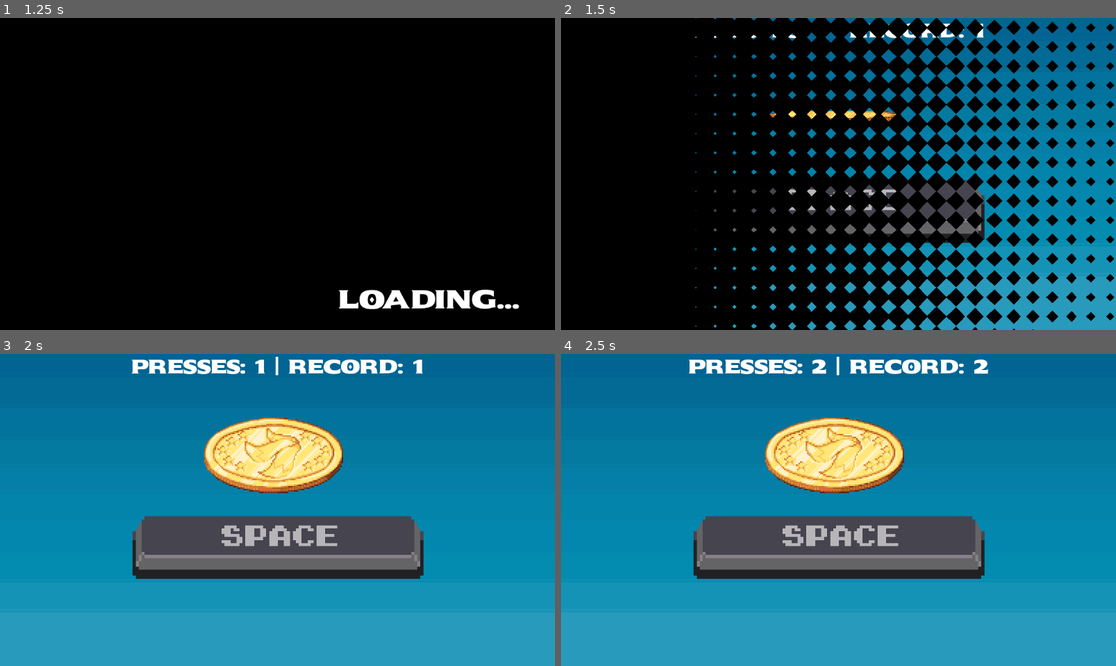
Above: before the commit, frames 1-4 (two rows, left to right).
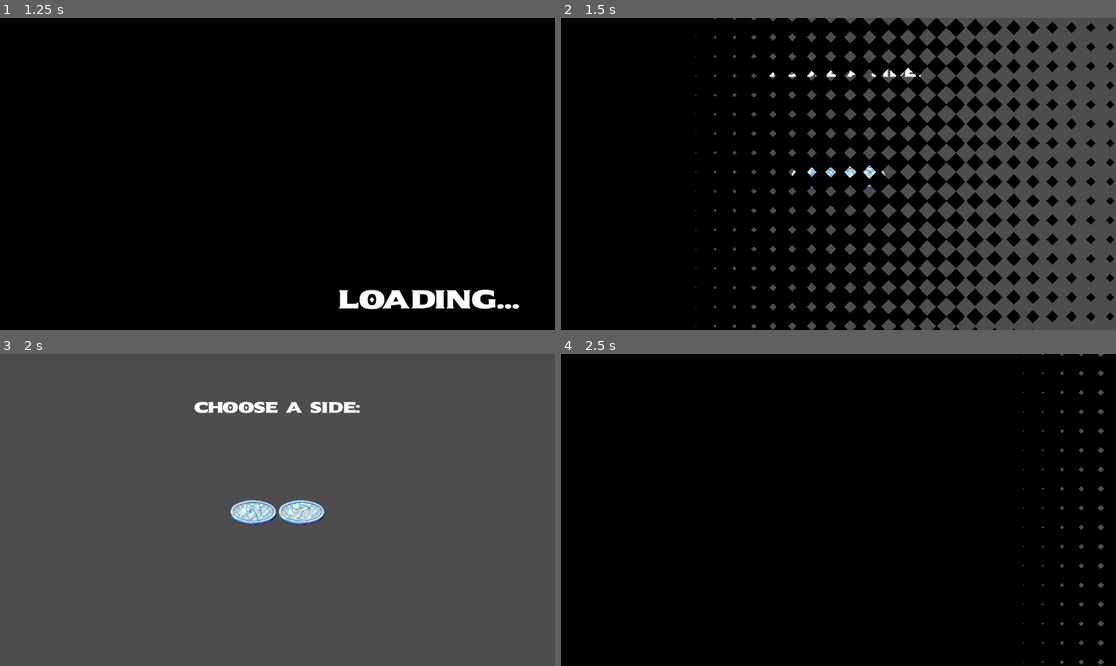
Above: after the commit, the same moments.

Repository: Xhand98/BarToss
Game: Godot game, scene res://scenes/StartMenu/StartMenu.tscn
Same seed, same stepped clock (60 frames per second), same inputs: the game is played once before the commit and once after it. Sound files missing from this copy of the repository are replaced by a short silence.
Inputs (mouse positions are in pixels of both pictures, inside the frame that each line leads up to; where the layout moved, square brackets give the same spot in the first picture):
- Up to frame 1 (1.25 s): click (355, 158) at 0.5 s
- Up to frame 2 (1.5 s): click (916, 158) at 1.25 s
- Up to frame 3 (2 s): no input
- Up to frame 4 (2.5 s): click (816, 510) [838, 503] at 2 s

Frame 1 is identical in both runs. In frame 2, 30% of the frame differs, in the area x 24-100%, y 0-100%; in frame 3, 93%; in frame 4, 100%, in the area x 0-100%, y 0-100%.

Commit message:
added choice before playing

Diff:
--- a/scenes/Choose/Choose.tscn
+++ b/scenes/Choice/Choice.tscn
@@ -1,12 +1,12 @@
 [gd_scene format=3 uid="uid://bgr68cuc5bmoe"]
 
-[ext_resource type="Script" uid="uid://rbbfqrnjl46c" path="res://scenes/Choose/choose.gd" id="1_q7tyn"]
-[ext_resource type="Texture2D" uid="uid://b2n74buy440xh" path="res://assets/images/choose/silvercoin-heads.png" id="1_wsu4b"]
-[ext_resource type="Texture2D" uid="uid://dc0r1r676phxg" path="res://assets/images/choose/silvercoin-tails.png" id="2_whxk7"]
-[ext_resource type="FontFile" uid="uid://dpcdqiqxbhoov" path="res://assets/fonts/Sekuya-Regular.ttf" id="3_whxk7"]
+[ext_resource type="Script" uid="uid://rbbfqrnjl46c" path="res://scenes/Choice/choise.gd" id="1_02amo"]
+[ext_resource type="Texture2D" uid="uid://b2n74buy440xh" path="res://assets/images/choose/silvercoin-heads.png" id="2_x8sy5"]
+[ext_resource type="Texture2D" uid="uid://dc0r1r676phxg" path="res://assets/images/choose/silvercoin-tails.png" id="3_tc67j"]
+[ext_resource type="FontFile" uid="uid://dpcdqiqxbhoov" path="res://assets/fonts/Sekuya-Regular.ttf" id="4_qt5e6"]
 
 [sub_resource type="LabelSettings" id="LabelSettings_q7tyn"]
-font = ExtResource("3_whxk7")
+font = ExtResource("4_qt5e6")
 font_size = 32
 
 [node name="Choose" type="Control" unique_id=1000598228]
@@ -16,7 +16,8 @@
 anchor_bottom = 1.0
 grow_horizontal = 2
 grow_vertical = 2
-script = ExtResource("1_q7tyn")
+script = ExtResource("1_02amo")
+next_scene = "uid://10m3356wws74"
 
 [node name="VBoxContainer2" type="VBoxContainer" parent="." unique_id=860655138]
 layout_mode = 1
--- /dev/null
+++ b/scenes/Choice/choise.gd
@@ -0,0 +1,23 @@
+extends Control
+
+signal loaded
+
+var choice: int;
+@export_file("*.tscn") var next_scene: String
+
+func load_scene() -> void:
+	await get_tree().process_frame
+	loaded.emit()
+
+
+func _on_texture_button_button_down() -> void:
+	GameState.coin_choice = 0;
+	_change_scene()
+
+
+func _on_texture_button_2_button_down() -> void:
+	GameState.coin_choice = 1;
+	_change_scene()
+
+func _change_scene() -> void:
+	SceneManager.transition_to(next_scene)
--- a/scenes/Choose/choose.gd
+++ /dev/null
@@ -1,22 +0,0 @@
-extends Control
-
-var choice: int;
-
-
-# Called when the node enters the scene tree for the first time.
-func _ready() -> void:
-	pass # Replace with function body.
-
-
-# Called every frame. 'delta' is the elapsed time since the previous frame.
-func _process(delta: float) -> void:
-
-	pass
-
-
-func _on_texture_button_button_down() -> void:
-	choice = 0;
-
-
-func _on_texture_button_2_button_down() -> void:
-	choice = 1;
--- a/scenes/Coin/coin.gd
+++ b/scenes/Coin/coin.gd
@@ -47,4 +47,7 @@
 		print("Tails")
 		play("tails")
 
+	await animation_finished
+	flipped.emit(result)
+
 	flipping = false
--- a/scenes/StartMenu/StartMenu.tscn
+++ b/scenes/StartMenu/StartMenu.tscn
@@ -33,7 +33,7 @@
 grow_horizontal = 2
 grow_vertical = 2
 script = ExtResource("1_va3lp")
-next_scene = "uid://10m3356wws74"
+next_scene = "uid://bgr68cuc5bmoe"
 
 [node name="PanelContainer" type="PanelContainer" parent="." unique_id=43903997]
 z_index = 2
--- a/scripts/game.gd
+++ b/scripts/game.gd
@@ -81,15 +81,30 @@
 
 
 func _on_texture_button_button_down() -> void:
-	if ((randi() % 3) == 1):
-		print("change")
-		last_press = presses
-		presses = 0
-		SceneManager.transition_to(next_scene)
-		save_data()
-		return;
+	if coin.flipping:
+		return
+	#if ((randi() % 3) == 1):
+		#print("change")
+		#last_press = presses
+		#presses = 0
+		#SceneManager.transition_to(next_scene)
+		#save_data()
+		#return;
 
 	coin.flip_coin()
+	var result = await coin.flipped
+
+	print("Coin result:", result)
+	print("Player choice:", GameState.coin_choice)
+
+	if result == GameState.coin_choice:
+		print("Correct!")
+	else:
+		print("Wrong!")
+		game_over()
+		return
+
+
 	animated_sprite_2d.play("press")
 	audio_stream_player.play()
 
@@ -151,3 +166,12 @@
 func load_scene() -> void:
 	await get_tree().process_frame
 	loaded.emit()
+
+func game_over() -> void:
+	print("GAME OVER")
+
+	last_press = presses
+	presses = 0
+	save_data()
+
+	SceneManager.transition_to(next_scene)
Not shown: 1 places in scenes/Choice/Choice.tscn that only renumber resources
Renamed: scenes/Choose/choose.gd.uid -> scenes/Choice/choise.gd.uid
